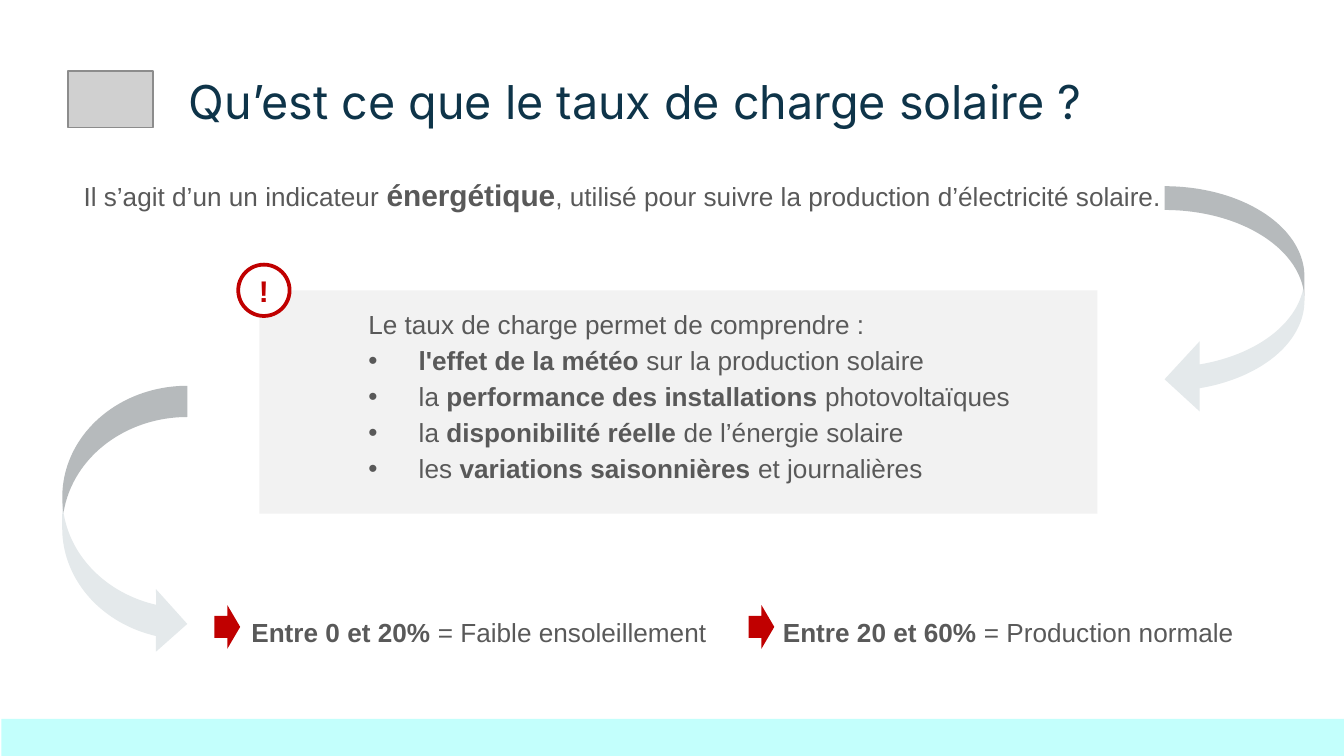
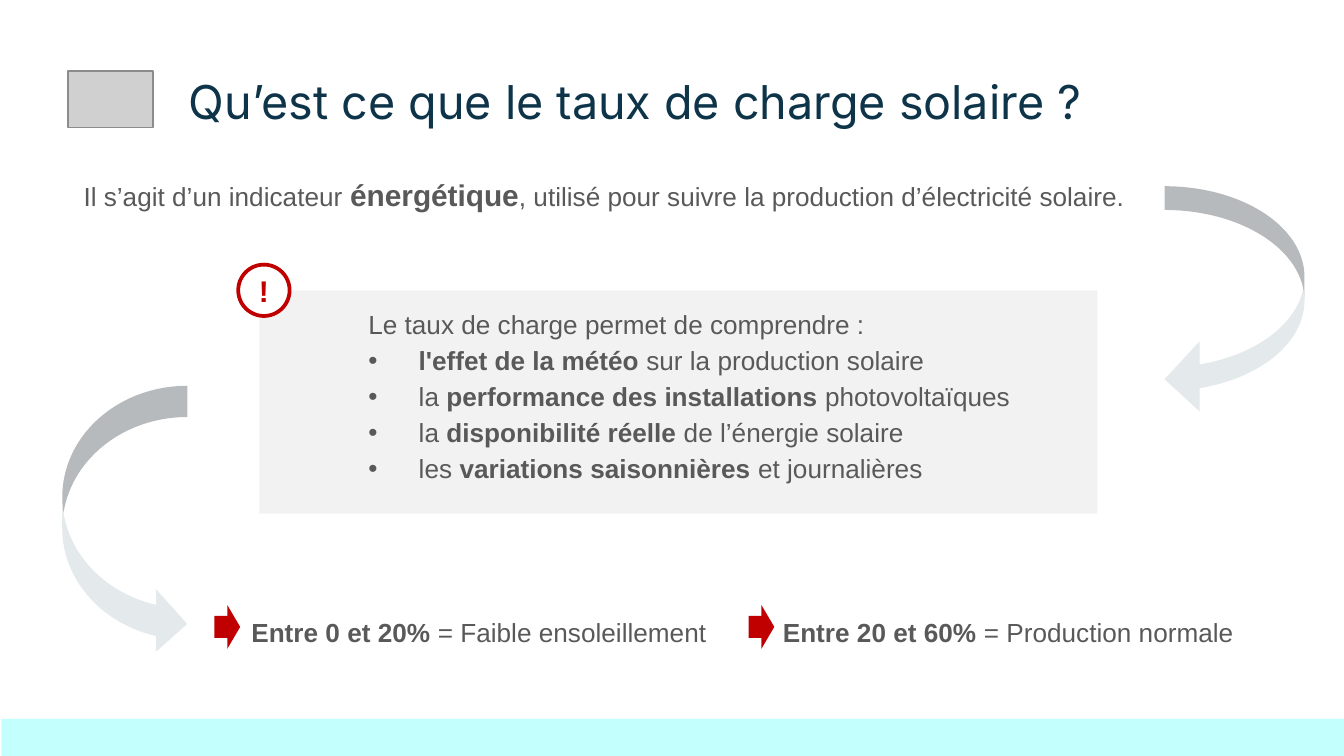
Before and after one commit to Sheikoh/REnergies_efficiency_prediction, a slide deck: slide 3 of presentation/dsfs_ft_36_Projet_REnergies_efficiency_prediction.pptx. Drawn at 1344x756 pixels with LibreOffice and Linux fonts; fonts in the diff are those of the drawing; grey boxes stand for pictures. Boxes give left, top, right and bottom in pixels: in the first picture for what was removed or moved away, otherwise in the second. Text is boxed around its words. In the diff, an @@ line names an element or a change of style, - is before the commit and + after.

```diff
--- a/presentation/dsfs_ft_36_Projet_REnergies_efficiency_prediction.pptx
+++ b/presentation/dsfs_ft_36_Projet_REnergies_efficiency_prediction.pptx
@@ text at bbox=[84, 184, 1124, 211]: text changed @@
-Il s’agit d’un un indicateur énergétique, utilisé pour suivre la production d’électricité solaire.
+Il s’agit d’un indicateur énergétique, utilisé pour suivre la production d’électricité solaire.
```
Also in this commit, not shown: 9 other slides changed, 1 slide added, 8 other files.
